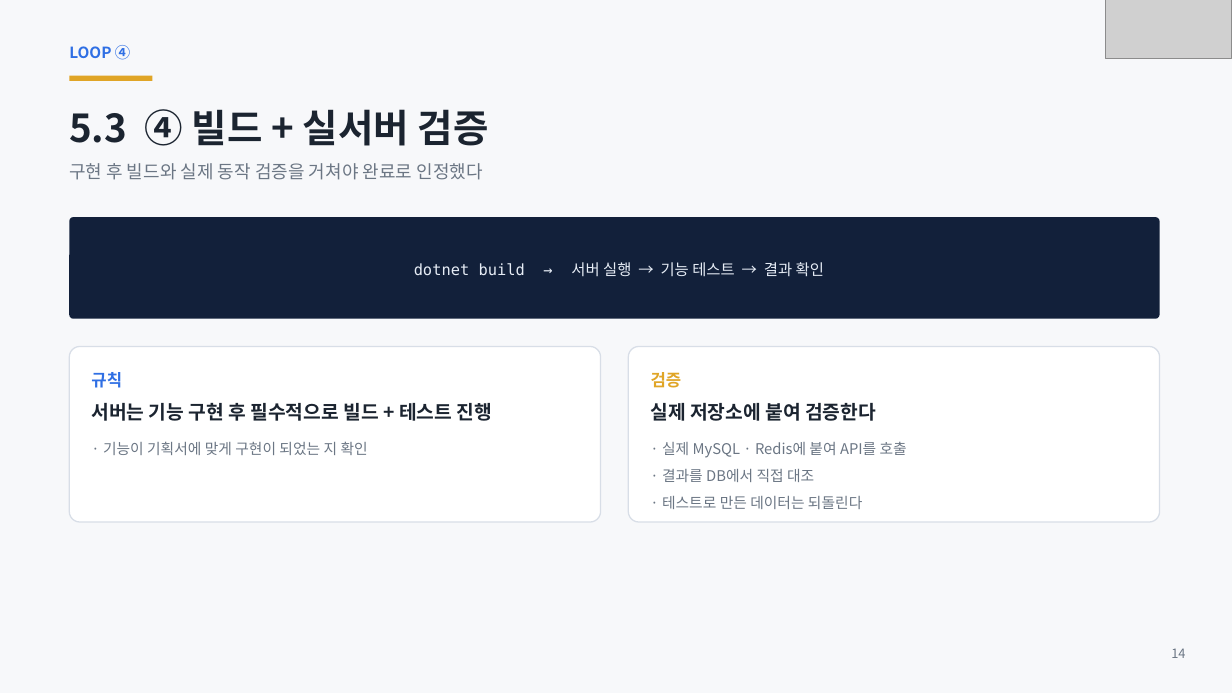
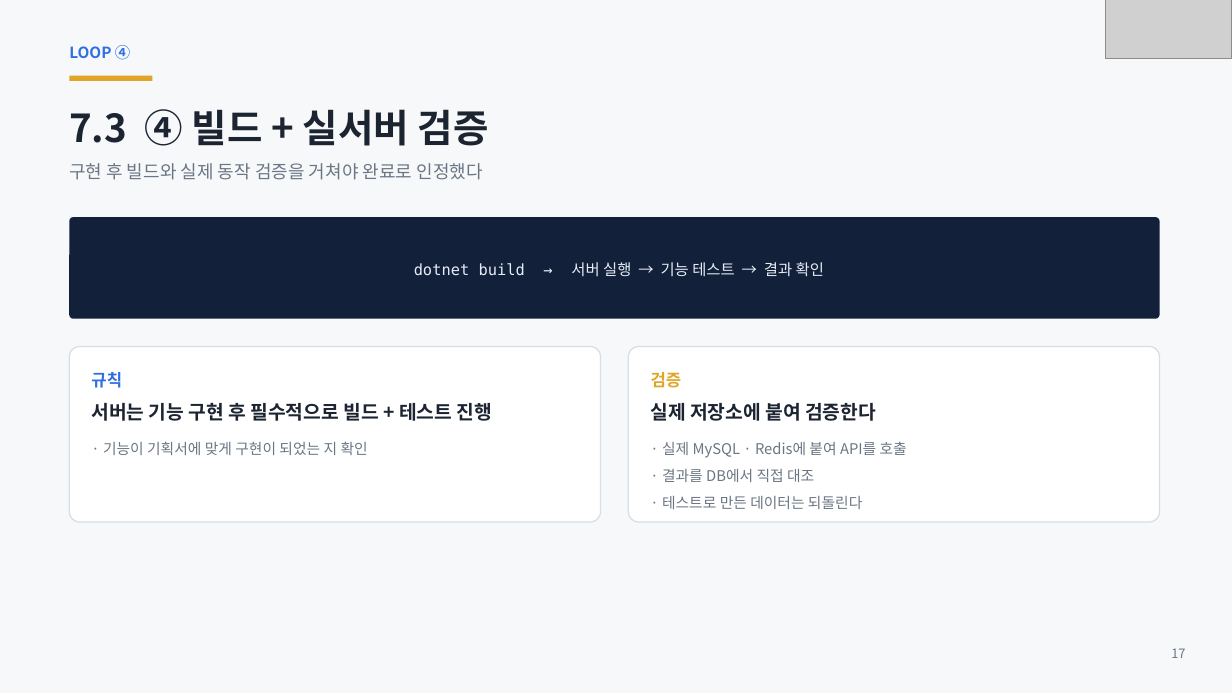
Before and after one commit to ks-wook/com2us-taskbar-hero, a slide deck: slide 17 of docs/com2us-taskbar-hero-발표자료.pptx (slide 14 before the commit). Drawn at 1232x693 pixels with LibreOffice and Linux fonts; fonts in the diff are those of the drawing; grey boxes stand for pictures. Boxes give left, top, right and bottom in pixels: in the first picture for what was removed or moved away, otherwise in the second. Text is boxed around its words. In the diff, an @@ line names an element or a change of style, - is before the commit and + after.

```diff
--- a/docs/com2us-taskbar-hero-발표자료.pptx
+++ b/docs/com2us-taskbar-hero-발표자료.pptx
@@ text at bbox=[69, 109, 489, 146]: text changed @@
-5.3 ④ 빌드 + 실서버 검증
+7.3 ④ 빌드 + 실서버 검증
@@ text at bbox=[1171, 648, 1185, 658]: text changed @@
-14
+17
```
Also in this commit, not shown: 32 other slides changed, 5 slides added, 3 slides removed.
